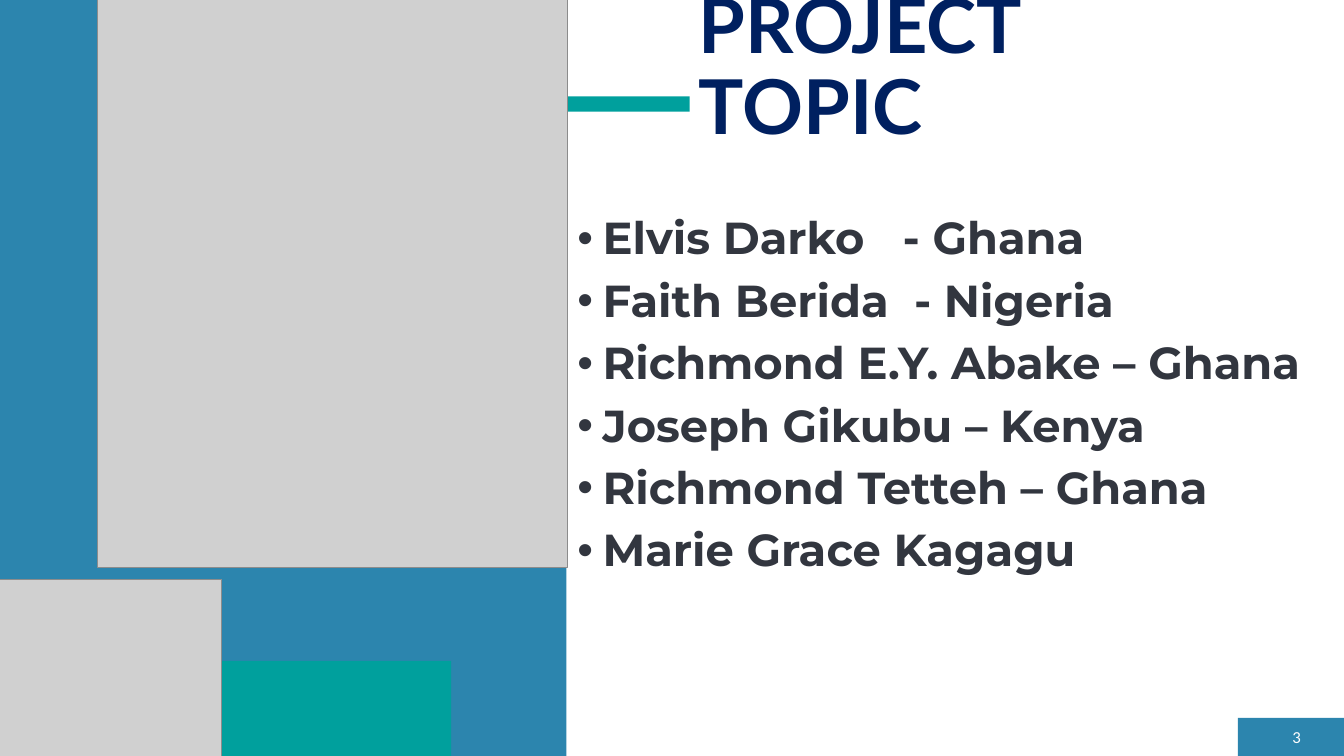
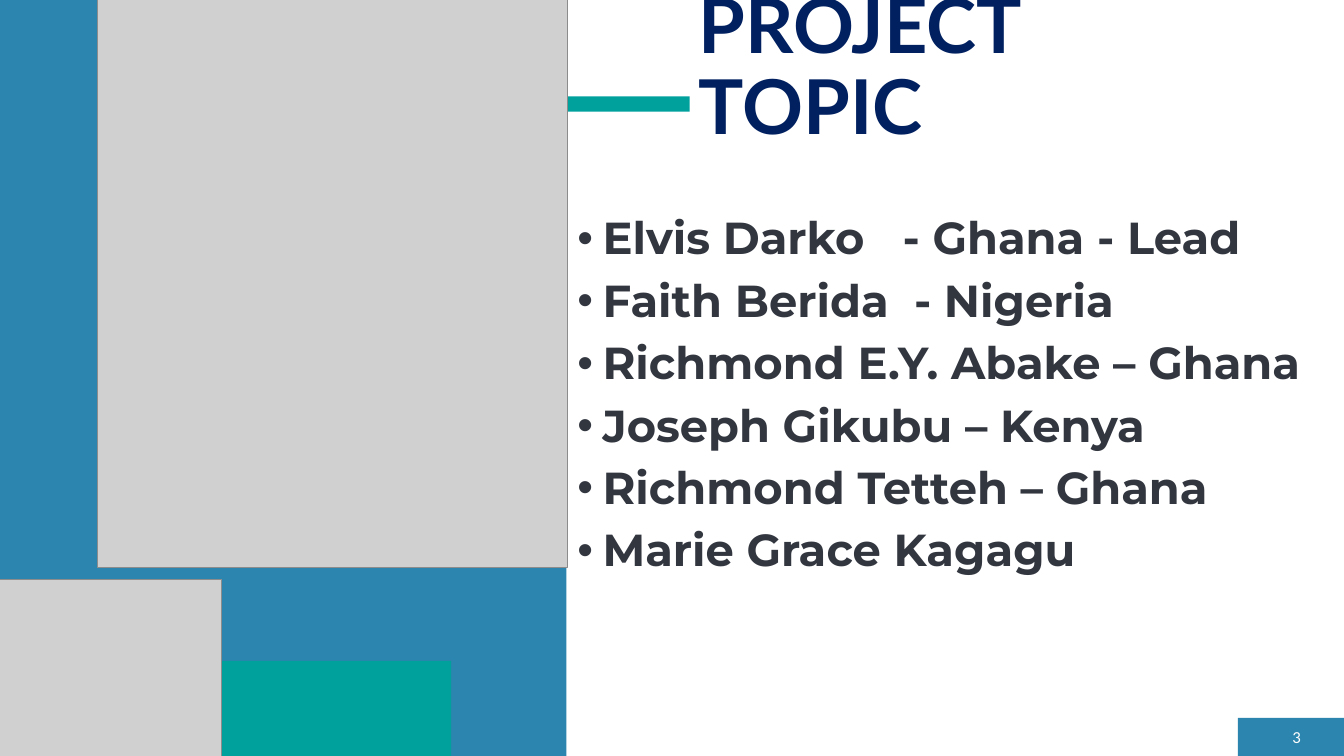
Before and after one commit to elvis-darko/Team_Zurich_Capstone_Project, a slide deck: slide 3 of Assets/dev/TEAM ZURICH.pptx. Drawn at 1344x756 pixels with LibreOffice and Linux fonts; fonts in the diff are those of the drawing; grey boxes stand for pictures. Boxes give left, top, right and bottom in pixels: in the first picture for what was removed or moved away, otherwise in the second. Text is boxed around its words. In the diff, an @@ line names an element or a change of style, - is before the commit and + after.

Commit message:
update_presentation

```diff
--- a/Assets/dev/TEAM ZURICH.pptx
+++ b/Assets/dev/TEAM ZURICH.pptx
@@ text at box(603, 218, 1240, 255): text changed @@
-• Elvis Darko - Ghana
+• Elvis Darko - Ghana - Lead
```
Also in this commit, not shown: 1 other slide changed.
